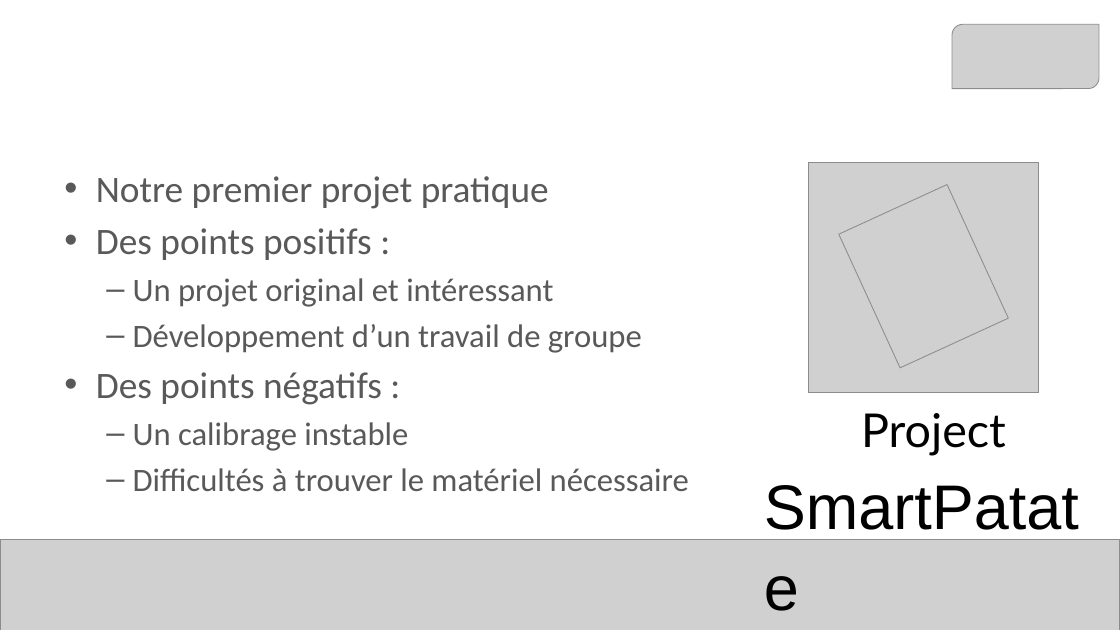
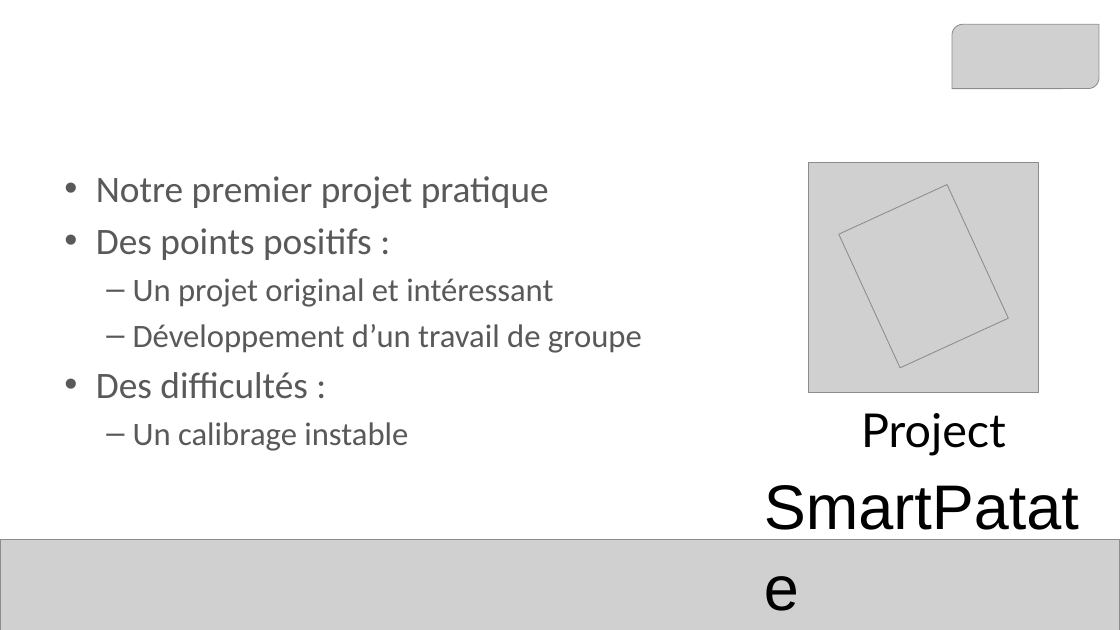
Before and after one commit to AnthonyHadware/Projet-SmartPatate, a slide deck: slide 6 of Projet Smartpatate.pptx. Drawn at 1120x630 pixels with LibreOffice and Linux fonts; fonts in the diff are those of the drawing; grey boxes stand for pictures; background and template pictures are left out. Boxes give left, top, right and bottom in pixels: in the first picture for what was removed or moved away, otherwise in the second. Text is boxed around its words. In the diff, an @@ line names an element or a change of style, - is before the commit and + after.

```diff
--- a/Projet Smartpatate.pptx
+++ b/Projet Smartpatate.pptx
@@ text at <box>96,372,308,399</box>: text changed @@
-• Des points négatifs :
+• Des difficultés :
@@ text at <box>133,468,689,491</box>: paragraph removed @@
-  – Difficultés à trouver le matériel nécessaire
```
Also in this commit, not shown: 1 other file.
